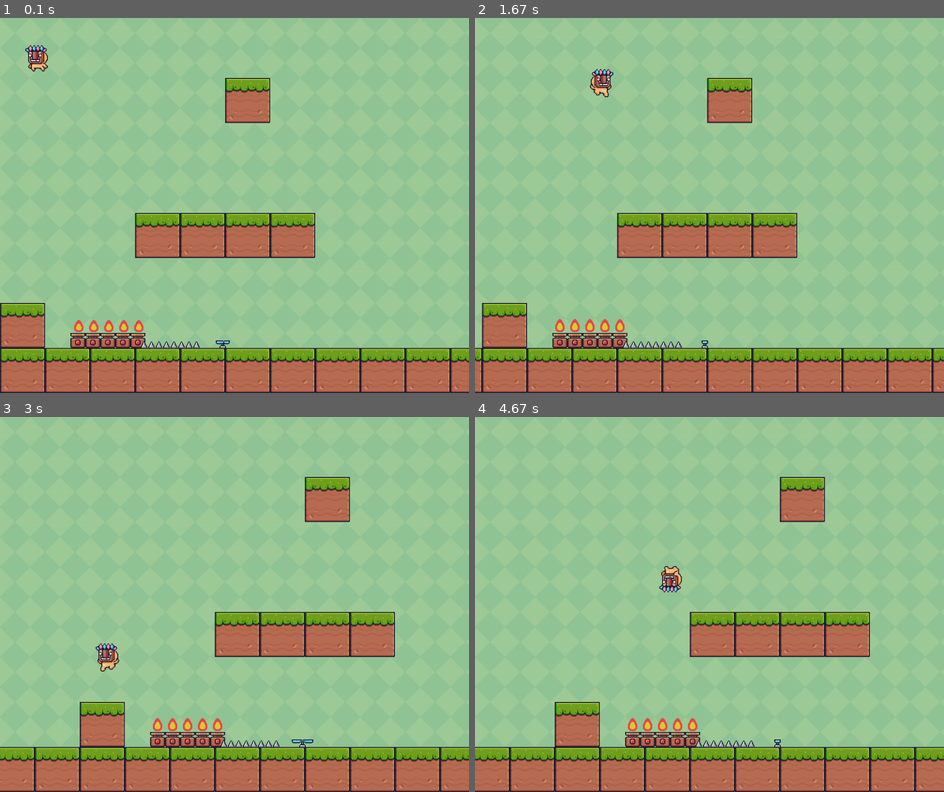
Above: before the commit, frames 1-4 (two rows, left to right).
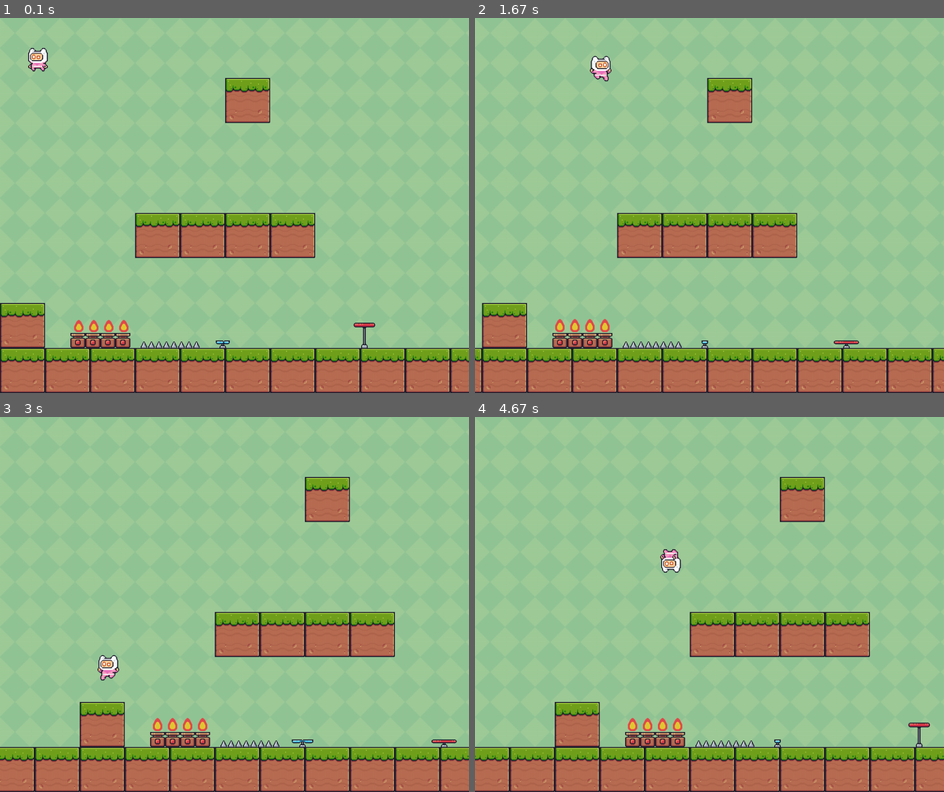
Above: after the commit, the same moments.

Repository: angelojamesti/dev_space
Game: pygame game, started from PyGames/Platformer_game/tutorial.py
Same seed, same stepped clock (60 frames per second), same inputs: the game is played once before the commit and once after it.
Inputs:
- Up to frame 1 (0.1 s): no input
- Up to frame 2 (1.67 s): tap Space at 0.33, 1.07, 1.37, 1.57 s; tap A at 0.67 s; hold Right 1-1.47 s; hold Right from 1.5 s (still down)
- Up to frame 3 (3 s): tap Space at 1.87, 2.07, 2.37, 2.63, 2.93 s; release Right at 1.97 s; hold Left 2-2.53 s; hold Left 2.57-2.97 s
- Up to frame 4 (4.67 s): hold Right 3-3.63 s; tap Space at 3.07, 3.37, 3.73, 4.03, 4.23, 4.53 s; hold Left 3.67-4.13 s; hold Right 4.17-4.63 s

The runs differ from the first frame. In frame 1, 0.5% of the frame differs, in the area x 5-80%, y 7-89%; in frame 2, 0.7%; in frame 3, 0.6%; in frame 4, 0.7%, in the area x 39-97%, y 35-89%.

Commit message:
"Added a trampoline to the stage and tweaked the Gravity"

Diff:
--- a/PyGames/Platformer_game/tutorial.py
+++ b/PyGames/Platformer_game/tutorial.py
@@ -81,9 +81,9 @@
 # This class will allow us to have better collission handling
 class Player(pygame.sprite.Sprite):
     COLOR = (255, 0, 0)
-    GRAVITY = 1
+    GRAVITY = 1.2
     # Basically choose which sprite to load at what height and width and if it is directional (left or right)
-    SPRITES = load_sprite_sheets("MainCharacters", "MaskDude", 32, 32, True)
+    SPRITES = load_sprite_sheets("MainCharacters", "PinkMan", 32, 32, True)
     # The amount of time it takes before the sprite changes
     ANIMATION_DELAY = 3
     # The position, width and height of the image will be stored into a Tuple
@@ -104,7 +104,7 @@
 
     def jump(self):
         # By removing the gravity this allows the player to jump
-        self.y_vel = -self.GRAVITY * 10
+        self.y_vel = -self.GRAVITY * 9.8
         # resets the animation count
         self.animation_count = 0
         # Adds a jumpcount by 1
@@ -278,6 +278,37 @@
 
     def loop(self):
         sprites = self.fan[self.animation_name]
+        # Calculates the sprite index based on animation count, the animation delay and the length of the sprites list.
+        # Ex. (10 // 2) % 5 the sprite index will then choose the 6th frame from the sprites list
+        sprite_index = (self.animation_count // self.ANIMATION_DELAY) % len(sprites)
+        self.image = sprites[sprite_index]
+        self.animation_count += 1
+
+        self.rect = self.image.get_rect(topleft=(self.rect.x, self.rect.y))
+        self.mask = pygame.mask.from_surface(self.image)
+
+        if self.animation_count // self.ANIMATION_DELAY > len(sprites):
+            self.animation_count = 0
+
+class Trampoline(Object):
+    ANIMATION_DELAY = 3
+
+    def __init__(self, x, y, width, height):
+        super().__init__(x, y, width, height, "trampoline")
+        self.trampoline = load_sprite_sheets("Traps", "Trampoline", width, height)
+        self.image = self.trampoline["Idle"][0]
+        self.mask = pygame.mask.from_surface(self.image)
+        self.animation_count = 0
+        self.animation_name = "Idle"
+
+    def on(self):
+            self.animation_name = "On"
+
+    def off(self):
+            self.animation_name = "Idle"
+
+    def loop(self):
+        sprites = self.trampoline[self.animation_name]
         # Calculates the sprite index based on animation count, the animation delay and the length of the sprites list.
         # Ex. (10 // 2) % 5 the sprite index will then choose the 6th frame from the sprites list
         sprite_index = (self.animation_count // self.ANIMATION_DELAY) % len(sprites)
@@ -398,17 +429,18 @@
     firepit = [Fire(150, HEIGHT - block_size - 64, 16, 32),
                Fire(182, HEIGHT - block_size - 64, 16, 32),
                Fire(214, HEIGHT - block_size - 64, 16, 32),
-               Fire(246, HEIGHT - block_size - 64, 16, 32),
-               Fire(278, HEIGHT - block_size - 64, 16, 32)]
+               Fire(246, HEIGHT - block_size - 64, 16, 32)]
+    trampoline = Trampoline(750, HEIGHT - block_size - 56, 28, 28)
     for fire in firepit:
         fire.on()
     fan = Fan(450, HEIGHT - block_size - 16, 24, 8)
     fan.on()
+    trampoline.on()
     # Creates a floor object, Create blocks to the left and right of the screen
     # i * block_size = x coordinate of the block
     floor = [Block(i * block_size, HEIGHT - block_size, block_size)
              for i in range(-WIDTH // block_size, (WIDTH * 4) // block_size)]
-    objects = [*floor, *firepit, *terrain_blocks, *spikes, fan]
+    objects = [*floor, *firepit, *terrain_blocks, *spikes, fan, trampoline]
     offset_x = 0
     scroll_area_width = 200
 
@@ -433,6 +465,7 @@
         for fire in firepit:
             fire.loop()
         fan.loop()
+        trampoline.loop()
         handle_move(player, objects)
         draw(window, background, bg_image, player, objects, offset_x)
 
Renamed: PyGames/Platformer_game/assets/Traps/Trampoline/Jump (28x28).png -> PyGames/Platformer_game/assets/Traps/Trampoline/On.png
